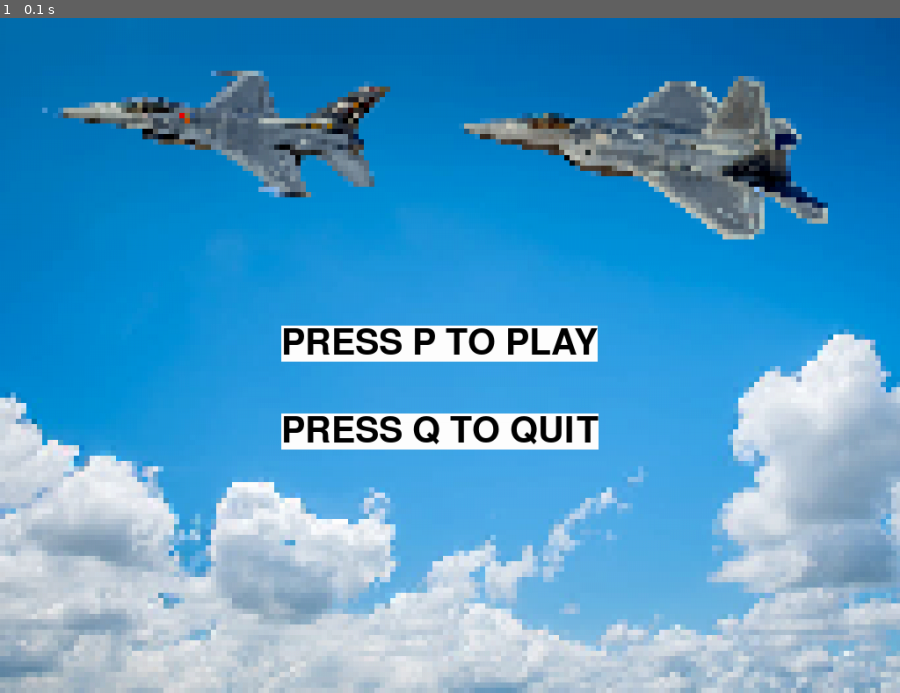
Above: before the commit, frame 1.
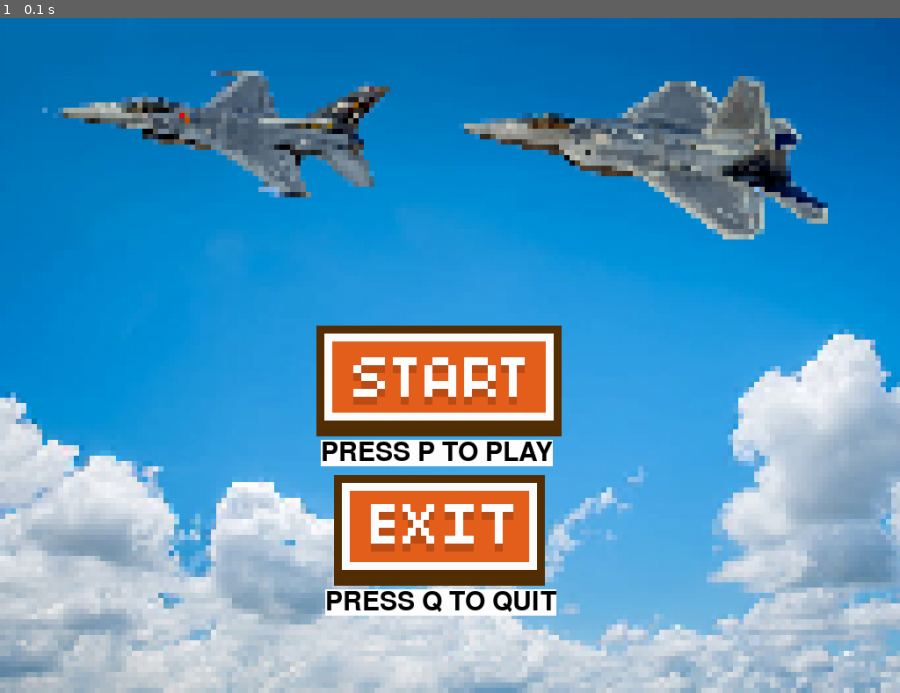
Above: after the commit, the same moment.

Repository: NezirNezirevic1054620/pygame_app
Game: pygame game, started from game.py
The game is run twice, just before and just after one commit, with the same random seed, the same clock (stepped at 60 frames per second) and the same inputs.
Inputs:
- Up to frame 1 (0.1 s): no input

The runs differ from the first frame. In frame 1, 11% of the frame differs, in the area x 31-67%, y 45-89%.

Commit message:
added start and exit button

Diff:
--- a/game.py
+++ b/game.py
@@ -10,8 +10,9 @@
 pygame.display.set_caption("Fighter Jet-mania")
 background_image = pygame.image.load("images/pygame_start_bg.png")
 background_image2 = pygame.image.load("images/placeholder_img.png")
-
-font = pygame.font.SysFont("arianblack", 60)
+start_btn_img = pygame.image.load("images/start_btn.png")
+exit_btn_img = pygame.image.load("images/exit_btn.png")
+font = pygame.font.SysFont("arianblack", 45)
 text_color = (255, 255, 255)
 
 clock = pygame.time.Clock()
@@ -23,10 +24,14 @@
     canvas.blit(background_image, (0, 0))
     play_text = "PRESS P TO PLAY"
     quit_text = "PRESS Q TO QUIT"
+    start_btn = pygame.image.load("images/start_btn.png")
+    exit_btn = pygame.image.load("images/exit_btn.png")
     play_game = font.render(play_text, font, True, text_color)
     quit_game = font.render(quit_text, font, True, text_color)
-    canvas.blit(play_game, (320, 350))
-    canvas.blit(quit_game, (320, 450))
+    canvas.blit(play_game, (365, 480))
+    canvas.blit(quit_game, (370, 650))
+    canvas.blit(start_btn, (360, 350))
+    canvas.blit(exit_btn, (380, 520))
 
 
 # als deze functie wordt opgeroept dan start de game
@@ -50,6 +55,8 @@
                 break
             if event.key == pygame.K_p:
                 start_game()
+            if event.key == pygame.K_m:
+                start_screen()
 
     return halting
 
Binary file added: images/exit_btn.png
Binary file added: images/start_btn.png
Not shown, changed: .gitignore
